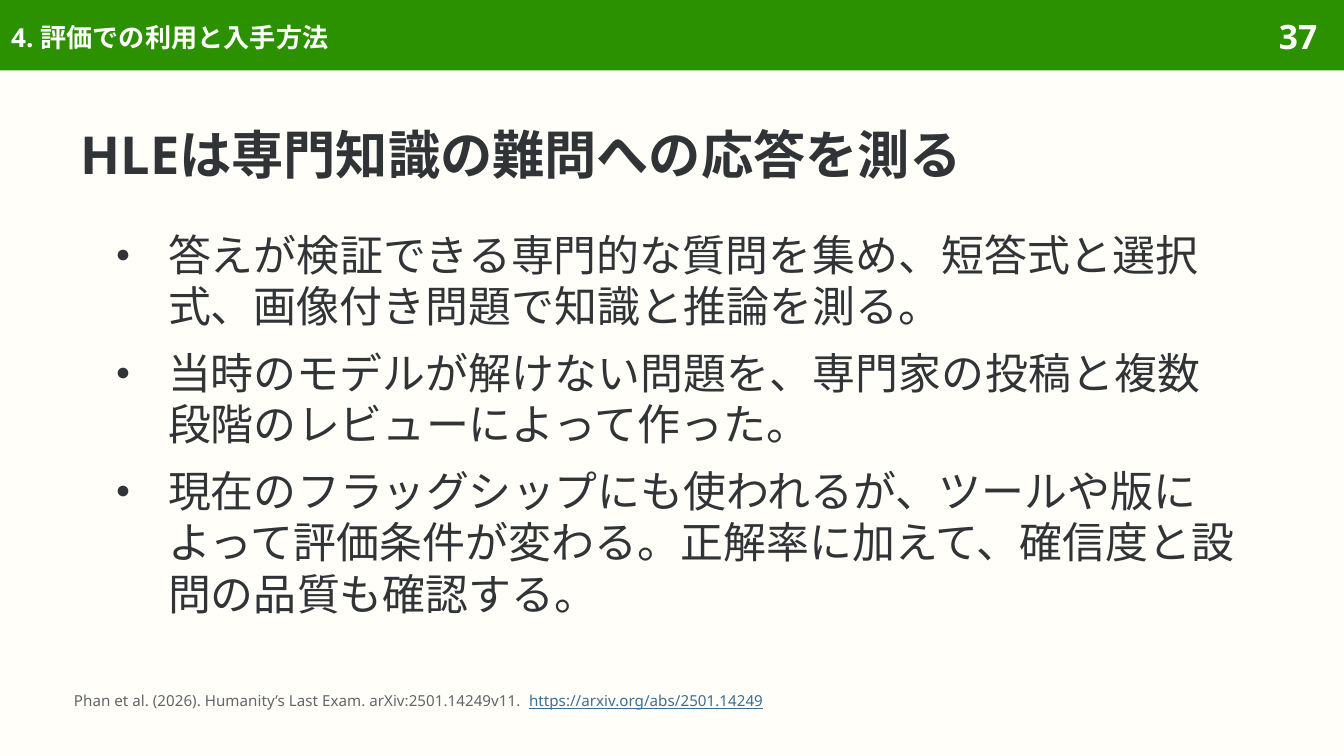
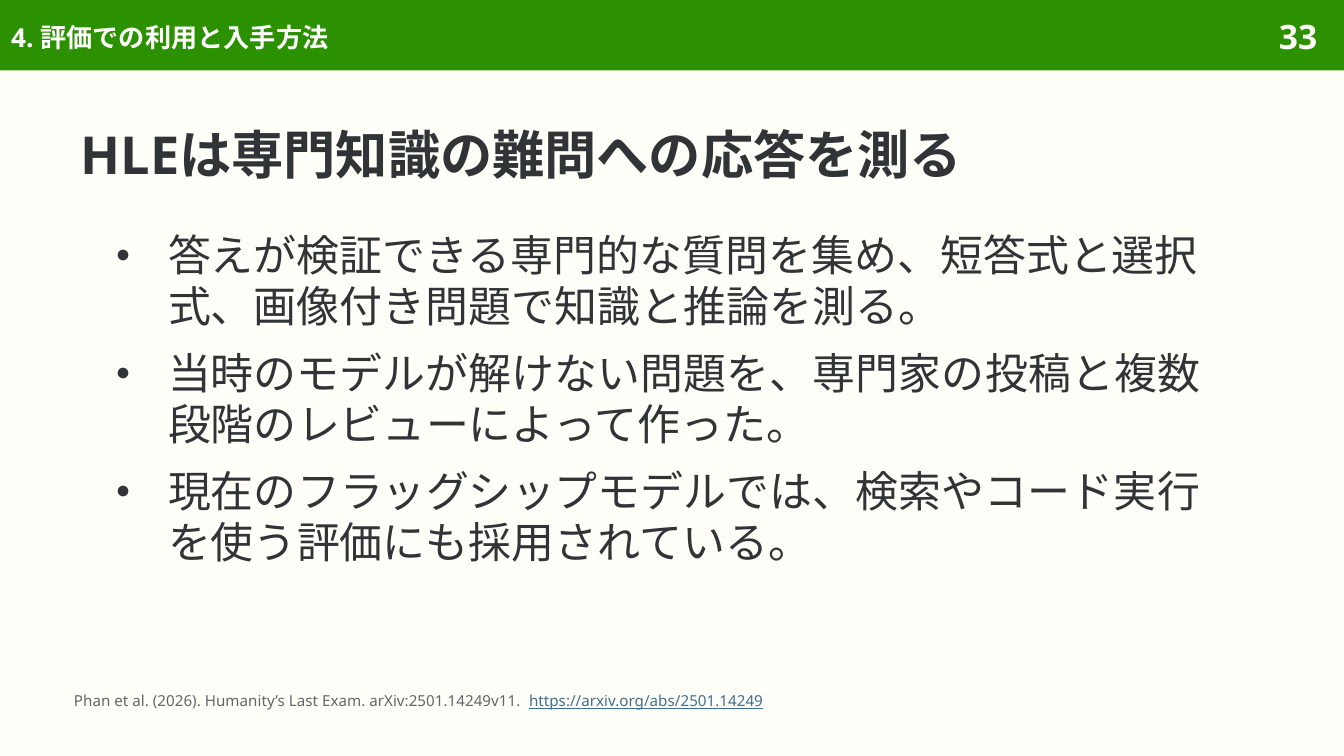
Before and after one commit to sasakiy84/datasets-in-10-minutes, a slide deck: slide 33 of slides/datasets-in-10-minutes-hle.pptx (slide 37 before the commit). Drawn at 1344x756 pixels with LibreOffice and Linux fonts; fonts in the diff are those of the drawing. Boxes give left, top, right and bottom in pixels: in the first picture for what was removed or moved away, otherwise in the second. Text is boxed around its words. In the diff, an @@ line names an element or a change of style, - is before the commit and + after.

```diff
--- a/slides/datasets-in-10-minutes-hle.pptx
+++ b/slides/datasets-in-10-minutes-hle.pptx
@@ page number at [1279,24,1317,50]: text changed @@
-37
+33
@@ text at [168,470,1200,562]: text changed @@
-● 現在のフラッグシップにも使われるが、ツールや版によって評価条件が変わる。正解率に加えて、確信度と設問の品質も確認する。
+● 現在のフラッグシップモデルでは、検索やコード実行を使う評価にも採用されている。
```
Also in this commit, not shown: 30 other slides changed, 8 slides removed, 4 other files.
